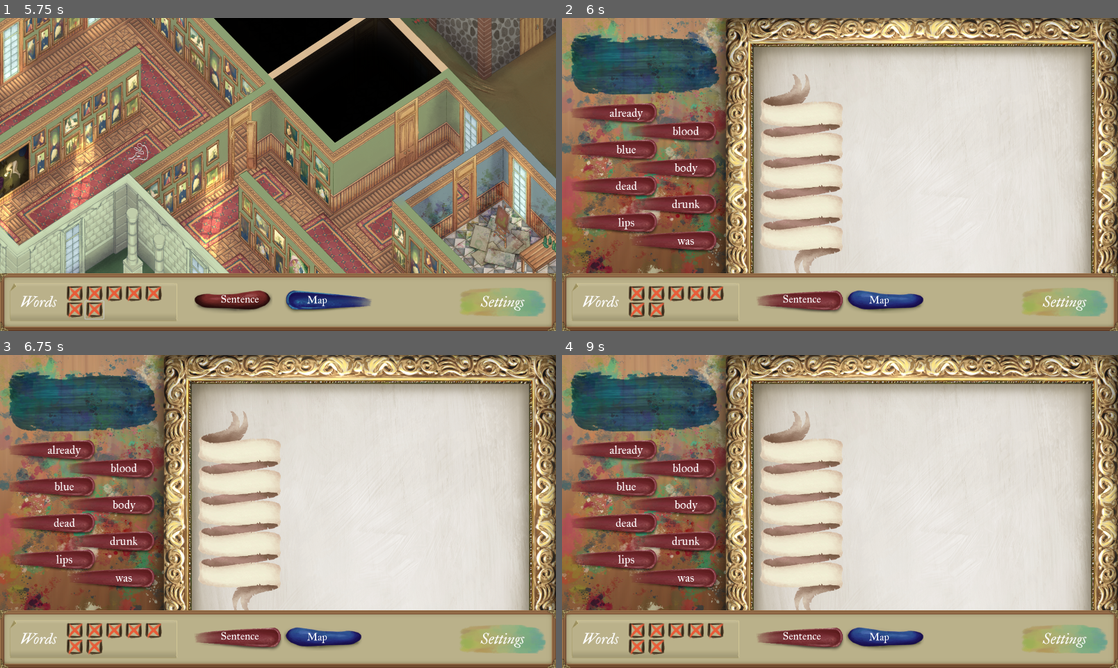
Above: before the commit, frames 1-4 (two rows, left to right).
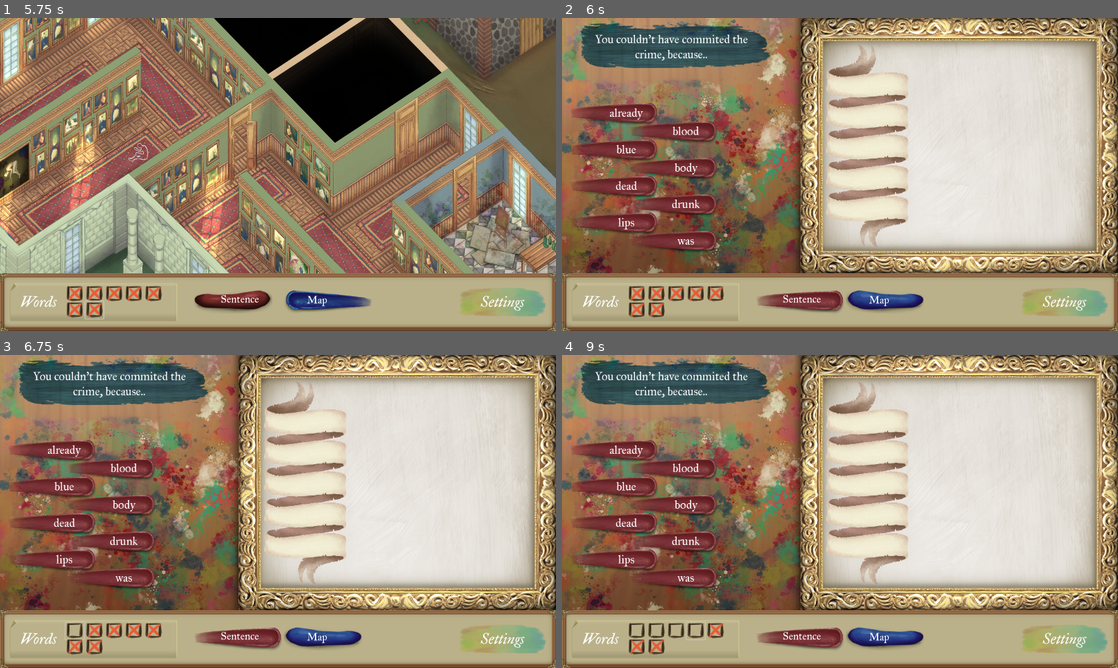
Above: after the commit, the same moments.

Repository: 100-Devs-1-Game/TheFullPicture
Game: Godot game, scene res://menus/main_menu.tscn
Same seed, same stepped clock (60 frames per second), same inputs: the game is played once before the commit and once after it.
Inputs (mouse positions are in pixels of both pictures, inside the frame that each line leads up to):
- Up to frame 1 (5.75 s): click (72, 293) at 0.5 s; click (94, 293) at 1.25 s; click (116, 293) at 2 s; click (133, 293) at 2.75 s; click (155, 293) at 3.5 s; click (72, 309) at 4.25 s; click (94, 309) at 5 s
- Up to frame 2 (6 s): click "Sentence" at 5.75 s
- Up to frame 3 (6.75 s): click (72, 630) at 6.52 s
- Up to frame 4 (9 s): click (656, 630) at 7.27 s; click (678, 630) at 8.02 s; click (695, 630) at 8.77 s

Frame 1 is identical in both runs. In frame 2, 37% of the frame differs, in the area x 0-100%, y 0-100%; in frame 3, 37%; in frame 4, 37%.

Commit message:
Adjust sentence builder height

Diff:
--- a/src/sentence_builder/base_sentence_builder.tscn
+++ b/src/sentence_builder/base_sentence_builder.tscn
@@ -1,9 +1,15 @@
-[gd_scene load_steps=5 format=3 uid="uid://cbckjjt724yb2"]
+[gd_scene load_steps=8 format=3 uid="uid://cbckjjt724yb2"]
 
 [ext_resource type="Texture2D" uid="uid://d5kilvwruv80" path="res://assets/art/sentence_builder/UIScreen.png" id="1_0041t"]
 [ext_resource type="Script" uid="uid://1du2ec3qy8pt" path="res://sentence_builder/sentence_builder.gd" id="1_ipavy"]
 [ext_resource type="PackedScene" uid="uid://bocgygrpgxr2i" path="res://sentence_builder/clue_button.tscn" id="3_svl1a"]
-[ext_resource type="PackedScene" uid="uid://bcv0rlobvwr7t" path="res://ui/game_panel/game_panel.tscn" id="4_svl1a"]
+[ext_resource type="FontFile" uid="uid://bydy1is6a3qvc" path="res://assets_external/fonts/IM_Fell_Great_Primer/IMFellGreatPrimer-Regular.ttf" id="4_jrtv6"]
+[ext_resource type="Texture2D" uid="uid://bomxf827itk1n" path="res://assets/art/sentence_builder/Ribbon 5.png" id="4_ttsbn"]
+[ext_resource type="PackedScene" uid="uid://c5k3btu42elgp" path="res://sentence_builder/solution_slot.tscn" id="5_ttsbn"]
+
+[sub_resource type="LabelSettings" id="LabelSettings_ttsbn"]
+font = ExtResource("4_jrtv6")
+font_size = 40
 
 [node name="BaseSentenceBuilder" type="Control"]
 layout_mode = 3
@@ -17,21 +23,25 @@
 
 [node name="Background" type="TextureRect" parent="."]
 layout_mode = 1
-anchors_preset = 15
+anchors_preset = -1
 anchor_right = 1.0
 anchor_bottom = 1.0
+offset_bottom = -200.0
 grow_horizontal = 2
 grow_vertical = 2
 texture = ExtResource("1_0041t")
 
 [node name="SolvedPainting" type="TextureRect" parent="."]
-layout_mode = 0
-offset_left = 662.0
-offset_top = 99.0
-offset_right = 1827.0
-offset_bottom = 986.0
+layout_mode = 1
+anchors_preset = 1
+anchor_left = 1.0
+anchor_right = 1.0
+offset_left = -1165.0
+offset_bottom = 887.0
+grow_horizontal = 0
+mouse_filter = 2
 
-[node name="Ribbon" type="TextureRect" parent="SolvedPainting"]
+[node name="Ribbon" type="TextureRect" parent="."]
 z_index = 1
 layout_mode = 1
 anchors_preset = -1
@@ -39,12 +49,14 @@
 anchor_top = 0.5
 anchor_right = 0.02
 anchor_bottom = 0.5
-offset_top = -296.5
-offset_right = 284.0
-offset_bottom = 296.5
+offset_left = 873.6
+offset_top = -448.0
+offset_right = 1157.6
+offset_bottom = 252.0
 grow_vertical = 2
+texture = ExtResource("4_ttsbn")
 
-[node name="Solution" type="Control" parent="SolvedPainting/Ribbon"]
+[node name="Solution" type="Control" parent="Ribbon"]
 unique_name_in_owner = true
 layout_mode = 1
 anchors_preset = 15
@@ -53,15 +65,53 @@
 grow_horizontal = 2
 grow_vertical = 2
 
+[node name="SolvedPainting_Ribbon_Solution#SolutionSlot" parent="Ribbon/Solution" instance=ExtResource("5_ttsbn")]
+layout_mode = 0
+offset_left = -4.299988
+offset_top = 97.5
+offset_right = 295.7
+offset_bottom = 197.5
+
+[node name="SolvedPainting_Ribbon_Solution#SolutionSlot2" parent="Ribbon/Solution" instance=ExtResource("5_ttsbn")]
+layout_mode = 0
+offset_left = -4.3
+offset_top = 202.5
+offset_right = 295.7
+offset_bottom = 302.5
+
+[node name="SolvedPainting_Ribbon_Solution#SolutionSlot3" parent="Ribbon/Solution" instance=ExtResource("5_ttsbn")]
+layout_mode = 0
+offset_left = -4.3
+offset_top = 308.5
+offset_right = 295.7
+offset_bottom = 408.5
+
+[node name="SolvedPainting_Ribbon_Solution#SolutionSlot4" parent="Ribbon/Solution" instance=ExtResource("5_ttsbn")]
+layout_mode = 0
+offset_left = -4.3
+offset_top = 413.5
+offset_right = 295.7
+offset_bottom = 513.5
+
+[node name="SolvedPainting_Ribbon_Solution#SolutionSlot5" parent="Ribbon/Solution" instance=ExtResource("5_ttsbn")]
+layout_mode = 0
+offset_left = -4.3
+offset_top = 524.5
+offset_right = 295.7
+offset_bottom = 624.5
+
 [node name="Header" type="Label" parent="."]
-custom_minimum_size = Vector2(350, 150)
+custom_minimum_size = Vector2(600, 100)
 layout_mode = 0
-offset_left = 88.0
-offset_top = 91.0
-offset_right = 438.0
-offset_bottom = 241.0
+offset_left = 78.0
+offset_top = 25.0
+offset_right = 678.0
+offset_bottom = 175.0
+text = "You couldn't have commited the crime, because.."
+label_settings = SubResource("LabelSettings_ttsbn")
 horizontal_alignment = 1
 vertical_alignment = 1
+autowrap_mode = 3
 
 [node name="Clues" type="GridContainer" parent="."]
 unique_name_in_owner = true
@@ -101,5 +151,3 @@
 
 [node name="ClueButton5" parent="Clues" instance=ExtResource("3_svl1a")]
 layout_mode = 2
-
-[node name="GamePanel" parent="." instance=ExtResource("4_svl1a")]
--- a/src/sentence_builder/sentence_builder_stage_1.tscn
+++ b/src/sentence_builder/sentence_builder_stage_1.tscn
@@ -1,45 +1,5 @@
-[gd_scene load_steps=4 format=3 uid="uid://dmhmwes5pgee5"]
+[gd_scene load_steps=2 format=3 uid="uid://dmhmwes5pgee5"]
 
 [ext_resource type="PackedScene" uid="uid://cbckjjt724yb2" path="res://sentence_builder/base_sentence_builder.tscn" id="1_iq7n4"]
-[ext_resource type="Texture2D" uid="uid://bomxf827itk1n" path="res://assets/art/sentence_builder/Ribbon 5.png" id="3_wmp7c"]
-[ext_resource type="PackedScene" uid="uid://c5k3btu42elgp" path="res://sentence_builder/solution_slot.tscn" id="4_wmirf"]
 
 [node name="SentenceBuilderStage1" instance=ExtResource("1_iq7n4")]
-
-[node name="Ribbon" parent="SolvedPainting" index="0"]
-texture = ExtResource("3_wmp7c")
-
-[node name="SolutionSlot" parent="SolvedPainting/Ribbon/Solution" index="0" instance=ExtResource("4_wmirf")]
-layout_mode = 0
-offset_left = -4.299988
-offset_top = 97.5
-offset_right = 295.7
-offset_bottom = 197.5
-
-[node name="SolutionSlot2" parent="SolvedPainting/Ribbon/Solution" index="1" instance=ExtResource("4_wmirf")]
-layout_mode = 0
-offset_left = -4.3
-offset_top = 202.5
-offset_right = 295.7
-offset_bottom = 302.5
-
-[node name="SolutionSlot3" parent="SolvedPainting/Ribbon/Solution" index="2" instance=ExtResource("4_wmirf")]
-layout_mode = 0
-offset_left = -4.3
-offset_top = 308.5
-offset_right = 295.7
-offset_bottom = 408.5
-
-[node name="SolutionSlot4" parent="SolvedPainting/Ribbon/Solution" index="3" instance=ExtResource("4_wmirf")]
-layout_mode = 0
-offset_left = -4.3
-offset_top = 413.5
-offset_right = 295.7
-offset_bottom = 513.5
-
-[node name="SolutionSlot5" parent="SolvedPainting/Ribbon/Solution" index="4" instance=ExtResource("4_wmirf")]
-layout_mode = 0
-offset_left = -4.3
-offset_top = 524.5
-offset_right = 295.7
-offset_bottom = 624.5
Binary file changed: src/assets/art/sentence_builder/SolvedPainting1.png
Binary file changed: src/assets/art/sentence_builder/SolvedPainting2.png
Binary file changed: src/assets/art/sentence_builder/UIScreen.png
